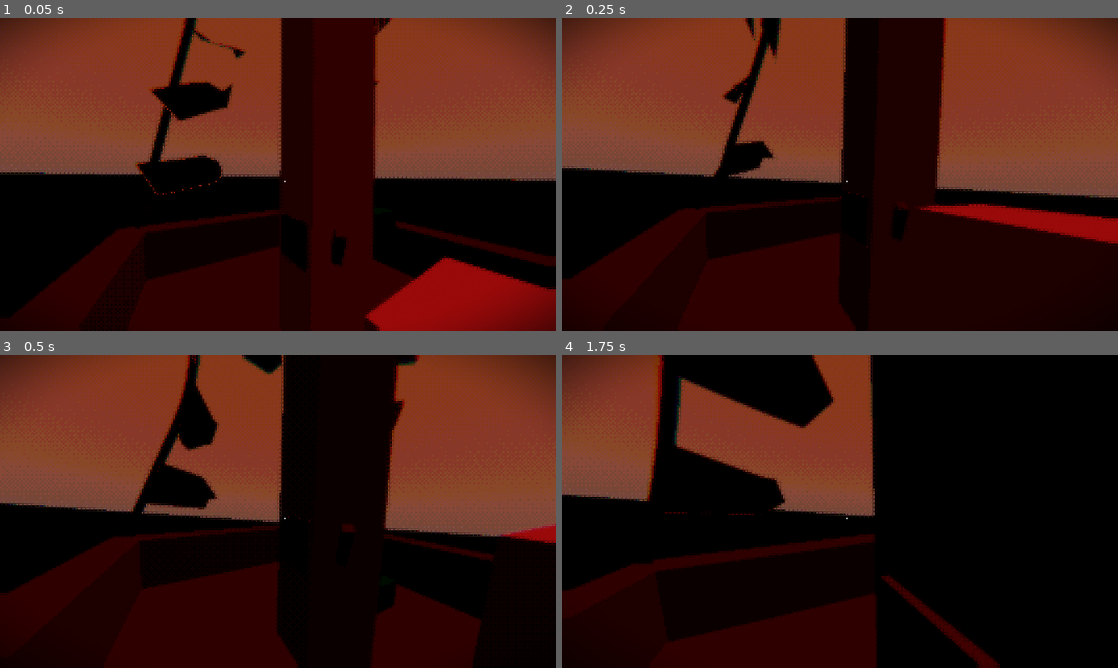
Above: before the commit, frames 1-4 (two rows, left to right).
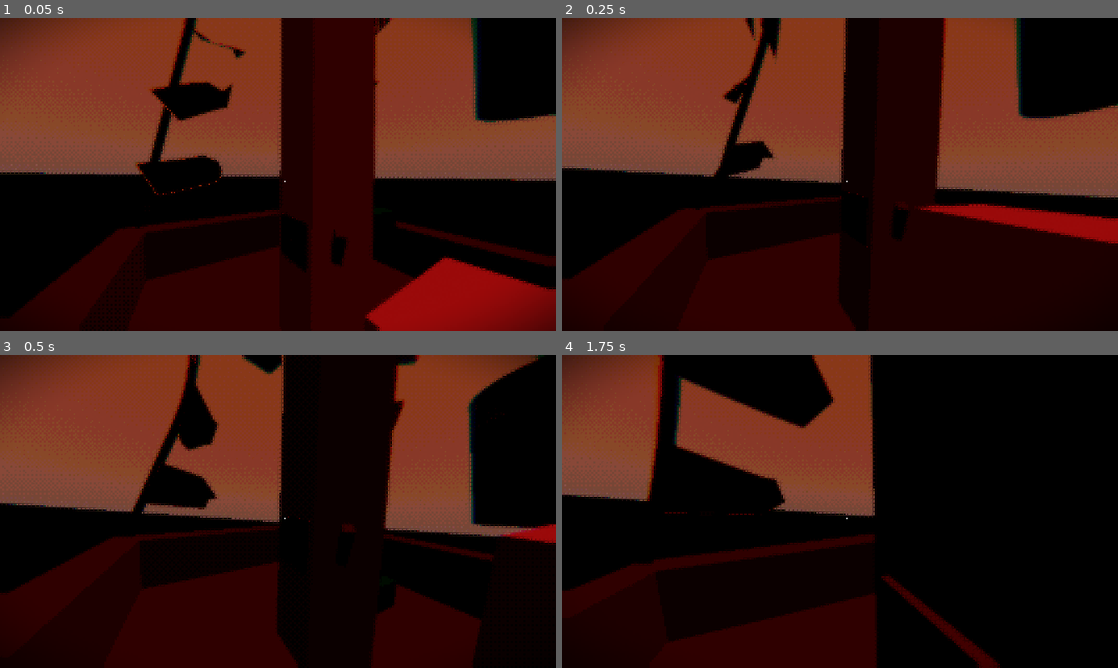
Above: after the commit, the same moments.

Repository: Floorban/HorrorBalloon
Game: Godot game, scene res://levels/main.tscn
Same seed, same stepped clock (60 frames per second), same inputs: the game is played once before the commit and once after it. This scene is started directly instead of the project's main scene. Sound files missing from this copy of the repository are replaced by a short silence.
Inputs (mouse positions are in pixels of both pictures, inside the frame that each line leads up to):
- Up to frame 1 (0.05 s): no input
- Up to frame 2 (0.25 s): no input
- Up to frame 3 (0.5 s): no input
- Up to frame 4 (1.75 s): move the mouse to (867, 511) at 0.52 s; press the mouse at (867, 511) at 0.53 s; hold W (forward) from 0.53 s (still down); right-click (867, 511) at 0.8 s; move the mouse to (812, 511) at 1.27 s; release the mouse at (812, 511) at 1.28 s; right-click (812, 511) at 1.35 s; click (812, 511) at 1.55 s

The runs differ from the first frame. In frame 1, 4.9% of the frame differs, in the area x 84-100%, y 0-34%; in frame 2, 5.7%; in frame 3, 7.7%, in the area x 84-100%, y 0-56%; in frame 4, nothing differs.

Commit message:
non-physics-based pickup

Diff:
--- a/Balloon/balloon.tscn
+++ b/Balloon/balloon.tscn
@@ -7,7 +7,7 @@
 [ext_resource type="Script" uid="uid://csu7ttil0x0l0" path="res://addon/verlet_rope_4_gd/verlet_rope.gd" id="3_fjiwn"]
 [ext_resource type="PackedScene" uid="uid://beknwj1i31wg" path="res://flag/Scenes/rope_flag_1.tscn" id="4_5n8ep"]
 [ext_resource type="PackedScene" uid="uid://yemhlobyko22" path="res://flag/Scenes/rope_flag_2.tscn" id="4_cwey4"]
-[ext_resource type="PackedScene" uid="uid://dduhus42o4l1a" path="res://player/objects/oven.tscn" id="4_t01tp"]
+[ext_resource type="PackedScene" uid="uid://dduhus42o4l1a" path="res://balloon/objects/oven.tscn" id="4_t01tp"]
 [ext_resource type="PackedScene" uid="uid://daaefyig6mah3" path="res://flag/Scenes/rope_flag_3.tscn" id="5_fbxog"]
 
 [sub_resource type="SphereMesh" id="SphereMesh_2fgap"]
@@ -19,19 +19,19 @@
 
 [sub_resource type="ImmediateMesh" id="ImmediateMesh_uro0l"]
 resource_local_to_scene = true
-metadata/creation_stamp = 3283703910606
+metadata/creation_stamp = 2371157576963
 
 [sub_resource type="ImmediateMesh" id="ImmediateMesh_rdoix"]
 resource_local_to_scene = true
-metadata/creation_stamp = 3283720687642
+metadata/creation_stamp = 2371174354180
 
 [sub_resource type="ImmediateMesh" id="ImmediateMesh_06xpq"]
 resource_local_to_scene = true
-metadata/creation_stamp = 3283737465029
+metadata/creation_stamp = 2371191131397
 
 [sub_resource type="ImmediateMesh" id="ImmediateMesh_mp4s2"]
 resource_local_to_scene = true
-metadata/creation_stamp = 3283754242255
+metadata/creation_stamp = 2371207908614
 
 [node name="Balloon" type="RigidBody3D" groups=["balloon"]]
 transform = Transform3D(1, 0, 0, 0, 1, 0, 0, 0, 1, -1.1753211, 0.73615074, -1.0266254)
--- a/balloon/basket.tscn
+++ b/balloon/basket.tscn
@@ -1,7 +1,9 @@
-[gd_scene load_steps=5 format=3 uid="uid://dnkfy5o53771"]
+[gd_scene load_steps=6 format=3 uid="uid://dnkfy5o53771"]
 
 [ext_resource type="PackedScene" uid="uid://cigvl0v04l7cs" path="res://interaction/interaction_component.tscn" id="1_6sd76"]
-[ext_resource type="Script" uid="uid://dgcxtwslmyvk" path="res://interaction/interaction_basket.gd" id="2_0wdyp"]
+[ext_resource type="Script" uid="uid://dgcxtwslmyvk" path="res://balloon/objects/interaction_basket.gd" id="2_0wdyp"]
+
+[sub_resource type="PhysicsMaterial" id="PhysicsMaterial_0wdyp"]
 
 [sub_resource type="BoxShape3D" id="BoxShape3D_euxwi"]
 size = Vector3(1.0957031, 0.10131836, 1.0947266)
@@ -10,6 +12,7 @@
 size = Vector3(0.099365234, 0.27868652, 1.0966797)
 
 [node name="Basket" type="StaticBody3D"]
+physics_material_override = SubResource("PhysicsMaterial_0wdyp")
 
 [node name="Col_Bottom" type="CollisionShape3D" parent="."]
 shape = SubResource("BoxShape3D_euxwi")
--- a/interaction/interaction_basket.gd
+++ b/balloon/objects/interaction_basket.gd
@@ -4,6 +4,7 @@
 
 var player: PlayerController
 var is_occupied := false
+
 func _ready() -> void:
 	super._ready()
 	player = get_tree().get_first_node_in_group("player") as PlayerController
--- a/player/objects/oven.tscn
+++ b/balloon/objects/oven.tscn
@@ -1,7 +1,7 @@
 [gd_scene load_steps=17 format=3 uid="uid://dduhus42o4l1a"]
 
 [ext_resource type="ArrayMesh" uid="uid://bfa1g6d87pqpp" path="res://oven.res" id="1_7twr4"]
-[ext_resource type="Script" uid="uid://op0g3x7fo88x" path="res://player/objects/oven.gd" id="2_0qg0s"]
+[ext_resource type="Script" uid="uid://op0g3x7fo88x" path="res://balloon/objects/oven.gd" id="2_0qg0s"]
 [ext_resource type="Texture2D" uid="uid://co5s5y18dhgev" path="res://assets/kenney_protoype_textures/PNG/Purple/texture_01.png" id="2_1gecm"]
 [ext_resource type="PackedScene" uid="uid://cigvl0v04l7cs" path="res://interaction/interaction_component.tscn" id="3_jbo3c"]
 [ext_resource type="AudioStream" uid="uid://bvbk4xjx711wx" path="res://assets/sound_effects/DoorCreak.ogg" id="4_o72q4"]
--- /dev/null
+++ b/interaction/holddable/interaction_holddable.gd
@@ -0,0 +1,58 @@
+@tool
+extends InteractionComponent
+class_name InteractionHolddable
+
+var pickup_tween: Tween
+var is_occupied := false
+
+func _ready() -> void:
+	super._ready()
+
+func preInteract(hand: Marker3D, target: Node = null) -> void:
+	super.preInteract(hand, target)
+	player_hand = hand
+	if not is_occupied:
+		pickup()
+		is_occupied = true
+
+func interact() -> void:
+	if is_occupied and object_ref:
+		object_ref.global_position = player_hand.global_transform.origin
+		object_ref.global_rotation = player_hand.global_transform.basis.get_euler()
+
+func postInteract() -> void:
+	super.postInteract()
+	release()
+	is_occupied = false
+
+func pickup():
+	if object_ref is RigidBody3D:
+		object_ref.angular_velocity = Vector3.ZERO
+		object_ref.linear_velocity = Vector3.ZERO
+		object_ref.freeze = true
+		object_ref.set_collision_layer_value(1, false)
+
+	object_ref.reparent(player_hand.get_parent().get_parent().get_parent())
+
+	await get_tree().create_timer(0.1).timeout
+
+	pickup_tween = create_tween()
+	pickup_tween.tween_property(
+		object_ref, "global_position", player_hand.global_position, 0.1
+	).set_trans(Tween.TRANS_SINE).set_ease(Tween.EASE_OUT)
+	pickup_tween.tween_property(
+		object_ref, "global_rotation", player_hand.global_rotation, 0.1
+	).set_trans(Tween.TRANS_SINE).set_ease(Tween.EASE_OUT)
+	pickup_tween.play()
+
+	is_occupied = true
+
+func release():
+	if pickup_tween and pickup_tween.is_valid():
+		pickup_tween.kill()
+		pickup_tween = null
+
+	object_ref.reparent(get_tree().get_first_node_in_group("balloon"))
+	is_occupied = false
+	object_ref.freeze = false
+	object_ref.set_collision_layer_value(1, true)
--- a/interaction/draggable/log_1.tscn
+++ b/interaction/holddable/log_1.tscn
@@ -1,11 +1,8 @@
-[gd_scene load_steps=10 format=3 uid="uid://bwnxwpcp74sc"]
+[gd_scene load_steps=7 format=3 uid="uid://bwnxwpcp74sc"]
 
 [ext_resource type="Texture2D" uid="uid://dq8fx86by642v" path="res://assets/kenney_protoype_textures/PNG/Green/texture_01.png" id="1_tms76"]
 [ext_resource type="PackedScene" uid="uid://cigvl0v04l7cs" path="res://interaction/interaction_component.tscn" id="2_1tegc"]
-[ext_resource type="Script" uid="uid://ctic8vqw085e2" path="res://interaction/draggable/interaction_draggable.gd" id="3_lg6d7"]
-[ext_resource type="AudioStream" uid="uid://b3ge80vub6p6p" path="res://assets/sound_effects/DoorClose.ogg" id="4_rs6cj"]
-[ext_resource type="AudioStream" uid="uid://cspfankmeykor" path="res://assets/sound_effects/drawKnife3.ogg" id="5_7eba7"]
-[ext_resource type="AudioStream" uid="uid://dl50afq2unc1h" path="res://assets/sound_effects/lever_snap.ogg" id="6_osexl"]
+[ext_resource type="Script" uid="uid://bj8bubvwnopj7" path="res://interaction/holddable/interaction_holddable.gd" id="3_wa4m8"]
 
 [sub_resource type="StandardMaterial3D" id="StandardMaterial3D_tfl4h"]
 albedo_texture = ExtResource("1_tms76")
@@ -20,6 +17,7 @@
 radius = 0.3
 
 [node name="Log1" type="RigidBody3D"]
+freeze_mode = 1
 contact_monitor = true
 max_contacts_reported = 1
 
@@ -31,8 +29,5 @@
 shape = SubResource("CylinderShape3D_tms76")
 
 [node name="InteractionComponent" parent="." node_paths=PackedStringArray("object_ref") instance=ExtResource("2_1tegc")]
-script = ExtResource("3_lg6d7")
+script = ExtResource("3_wa4m8")
 object_ref = NodePath("..")
-primary_se = ExtResource("4_rs6cj")
-secondary_se = ExtResource("5_7eba7")
-tertiary_se = ExtResource("6_osexl")
--- a/interaction/interaction_component.gd
+++ b/interaction/interaction_component.gd
@@ -34,6 +34,7 @@
 
 func _ready() -> void:
 	# object_ref = get_prefab_root()
+	camera = get_tree().get_first_node_in_group("player").player_camera
 	# Initialize Audio
 	primary_audio_player = AudioStreamPlayer3D.new()
 	primary_audio_player.stream = primary_se
--- a/interaction/switch/interaction_switch.gd
+++ b/interaction/switch/interaction_switch.gd
@@ -103,7 +103,7 @@
 			switch_moved = false  # reset after playing
 
 func stop_switch_sounds(delta: float) -> void:
-	if primary_audio_player.playing:
+	if primary_audio_player and primary_audio_player.playing:
 		var current_vol = db_to_linear(primary_audio_player.volume_db)
 		var new_vol = lerp(current_vol, 0.0, delta * switch_fade_speed)
 		primary_audio_player.volume_db = linear_to_db(clamp(new_vol, 0.0, 1.0))
--- a/interaction/wheel/interaction_wheel.gd
+++ b/interaction/wheel/interaction_wheel.gd
@@ -15,7 +15,6 @@
 	super._ready()
 	starting_rotation = object_ref.rotation.z
 	maximum_rotation = deg_to_rad(rad_to_deg(starting_rotation)+maximum_rotation)
-	camera = get_tree().get_current_scene().find_child("Camera3D", true, false)
 
 # Called every frame. 'delta' is the elapsed time since the previous frame.
 func _process(delta: float) -> void:
--- a/levels/main.tscn
+++ b/levels/main.tscn
@@ -1,9 +1,10 @@
-[gd_scene load_steps=13 format=3 uid="uid://dfauikegolgu3"]
+[gd_scene load_steps=14 format=3 uid="uid://dfauikegolgu3"]
 
 [ext_resource type="PackedScene" uid="uid://do7002mkdg3un" path="res://balloon/balloon.tscn" id="2_gw050"]
 [ext_resource type="PackedScene" uid="uid://luy7w0qfph84" path="res://player/player.tscn" id="3_n4swq"]
 [ext_resource type="PackedScene" uid="uid://dxo43pwgdu1p5" path="res://interaction/draggable/cube_1_kg.tscn" id="4_m1504"]
 [ext_resource type="PackedScene" uid="uid://nv6su48cqvpq" path="res://interaction/draggable/cube_5_kg.tscn" id="5_ifaiv"]
+[ext_resource type="PackedScene" uid="uid://bwnxwpcp74sc" path="res://interaction/holddable/log_1.tscn" id="6_5k4jt"]
 [ext_resource type="Shader" uid="uid://bbajv1x3vg24m" path="res://shaders/buckshot.gdshader" id="6_bg8b8"]
 
 [sub_resource type="ShaderMaterial" id="ShaderMaterial_um0r6"]
@@ -123,3 +124,6 @@
 transform = Transform3D(1, 0, 0, 0, 1, 0, 0, 0, 1, 1.342706, 1.3784277, -1.8349178)
 contact_monitor = true
 max_contacts_reported = 1
+
+[node name="Log1" parent="." instance=ExtResource("6_5k4jt")]
+transform = Transform3D(1, 0, 0, 0, 1, 0, 0, 0, 1, -23.4512, 16.096296, -2.2662067)
--- a/levels/sandbox.tscn
+++ b/levels/sandbox.tscn
@@ -3,17 +3,17 @@
 [ext_resource type="Texture2D" uid="uid://o2n1nqo1yahd" path="res://assets/kenney_protoype_textures/PNG/Dark/texture_13.png" id="1_whpuv"]
 [ext_resource type="Texture2D" uid="uid://dv8x0y75pmtma" path="res://assets/kenney_protoype_textures/PNG/Light/texture_13.png" id="2_85hcc"]
 [ext_resource type="PackedScene" uid="uid://luy7w0qfph84" path="res://player/player.tscn" id="3_85hcc"]
-[ext_resource type="PackedScene" uid="uid://dlyxujkbtsmnm" path="res://interaction/interaction/note/Run_Note.tscn" id="3_h3ryc"]
-[ext_resource type="PackedScene" uid="uid://bfxxin08cd2er" path="res://interaction/interaction/note/text_note.tscn" id="4_ubtly"]
-[ext_resource type="PackedScene" uid="uid://cprcy3ipbbl73" path="res://interaction/interaction/switch/switch.tscn" id="8_rgshf"]
+[ext_resource type="PackedScene" uid="uid://dlyxujkbtsmnm" path="res://interaction/note/Run_Note.tscn" id="3_h3ryc"]
+[ext_resource type="PackedScene" uid="uid://bfxxin08cd2er" path="res://interaction/note/text_note.tscn" id="4_ubtly"]
+[ext_resource type="PackedScene" uid="uid://cprcy3ipbbl73" path="res://interaction/switch/switch.tscn" id="8_rgshf"]
 [ext_resource type="Script" uid="uid://cq0ysmsqcbbwp" path="res://scripts/light.gd" id="9_50mym"]
 [ext_resource type="Script" uid="uid://3b0mfmma4m02" path="res://scripts/bridge.gd" id="9_jpsdj"]
-[ext_resource type="PackedScene" uid="uid://dxo43pwgdu1p5" path="res://interaction/interaction/draggable/cube_1_kg.tscn" id="10_h8jws"]
-[ext_resource type="PackedScene" uid="uid://dudqqo5it1iuy" path="res://interaction/interaction/wheel/wheel.tscn" id="11_gtt2g"]
-[ext_resource type="PackedScene" uid="uid://blpg3l8h2pa1u" path="res://interaction/interaction/collectable/item.tscn" id="11_rgshf"]
-[ext_resource type="PackedScene" uid="uid://dhifhdp582mcf" path="res://interaction/interaction/door/door.tscn" id="17_e5k14"]
-[ext_resource type="PackedScene" uid="uid://bwnxwpcp74sc" path="res://interaction/interaction/draggable/log_1.tscn" id="17_smb53"]
-[ext_resource type="PackedScene" uid="uid://nv6su48cqvpq" path="res://interaction/interaction/draggable/cube_5_kg.tscn" id="19_hk7wi"]
+[ext_resource type="PackedScene" uid="uid://dxo43pwgdu1p5" path="res://interaction/draggable/cube_1_kg.tscn" id="10_h8jws"]
+[ext_resource type="PackedScene" uid="uid://dudqqo5it1iuy" path="res://interaction/wheel/wheel.tscn" id="11_gtt2g"]
+[ext_resource type="PackedScene" uid="uid://blpg3l8h2pa1u" path="res://interaction/collectable/item.tscn" id="11_rgshf"]
+[ext_resource type="PackedScene" uid="uid://dhifhdp582mcf" path="res://interaction/door/door.tscn" id="17_e5k14"]
+[ext_resource type="PackedScene" uid="uid://bwnxwpcp74sc" path="res://interaction/holddable/log_1.tscn" id="17_smb53"]
+[ext_resource type="PackedScene" uid="uid://nv6su48cqvpq" path="res://interaction/draggable/cube_5_kg.tscn" id="19_hk7wi"]
 
 [sub_resource type="ProceduralSkyMaterial" id="ProceduralSkyMaterial_o0b4d"]
 sky_top_color = Color(0.280211, 0.337572, 0.417356, 1)
@@ -106,6 +106,9 @@
 [node name="Switch" parent="Podium_Switch" instance=ExtResource("8_rgshf")]
 transform = Transform3D(0.866025, -0.5, -2.34249e-08, 0.5, 0.866025, 8.74228e-08, -2.34249e-08, -8.74228e-08, 1, -0.530396, 0.460983, 0)
 
+[node name="InteractionComponent" parent="Podium_Switch/Switch/Switch" index="2"]
+_maximum_rotation = 2.094395355382238
+
 [node name="SpotLight3D" type="SpotLight3D" parent="Podium_Switch"]
 transform = Transform3D(1, 1.74846e-07, 1.74846e-07, -1.74846e-07, -4.37114e-08, 1, 1.74846e-07, -1, -4.37114e-08, 0, 2, 0)
 script = ExtResource("9_50mym")
@@ -118,6 +121,9 @@
 
 [node name="Wheel" parent="Podium_Wheel" instance=ExtResource("11_gtt2g")]
 transform = Transform3D(1, 0, 0, 0, 1, 0, 0, 0, 1, -0.033223808, 0.50181246, 0.59574306)
+
+[node name="InteractionComponent" parent="Podium_Wheel/Wheel/Wheel" index="10"]
+_maximum_rotation = 1.5707963267948966
 
 [node name="PivotPoint" type="Node3D" parent="Podium_Wheel"]
 transform = Transform3D(1, -8.74228e-08, 8.74228e-08, 8.74228e-08, -4.37114e-08, -1, 8.74228e-08, 1, -4.37114e-08, 1, -1, -1)
@@ -159,6 +165,9 @@
 [node name="Door" parent="." instance=ExtResource("17_e5k14")]
 transform = Transform3D(1, 0, 0, 0, 1, 0, 0, 0, 1, 3.1668792, 1.0639987, -2.0756707)
 
+[node name="InteractionComponent" parent="Door/PivotPoint/Door" index="2"]
+_maximum_rotation = 1.5707963267948966
+
 [editable path="Podium_Switch/Switch"]
 [editable path="Podium_Wheel/Wheel"]
 [editable path="Door"]
--- a/player/player.tscn
+++ b/player/player.tscn
@@ -75,7 +75,7 @@
 
 [node name="Hand" type="Marker3D" parent="Head/Eyes/Camera3D"]
 unique_name_in_owner = true
-transform = Transform3D(1, 0, 0, 0, 1, 0, 0, 0, 1, 0, 0, -1)
+transform = Transform3D(1, 0, 0, 0, 1, 0, 0, 0, 1, 0, 0, -1.3)
 
 [node name="KeepNoteCameraUpdated" type="RemoteTransform3D" parent="Head/Eyes/Camera3D"]
 remote_path = NodePath("../../../SubViewportContainer/SubViewport/NoteCamera")
Renamed: interaction/interaction_basket.gd.uid -> balloon/objects/interaction_basket.gd.uid
Renamed: player/objects/oven.gd -> balloon/objects/oven.gd
Renamed: player/objects/oven.gd.uid -> balloon/objects/oven.gd.uid
Not shown, added: interaction/holddable/interaction_holddable.gd.uid
